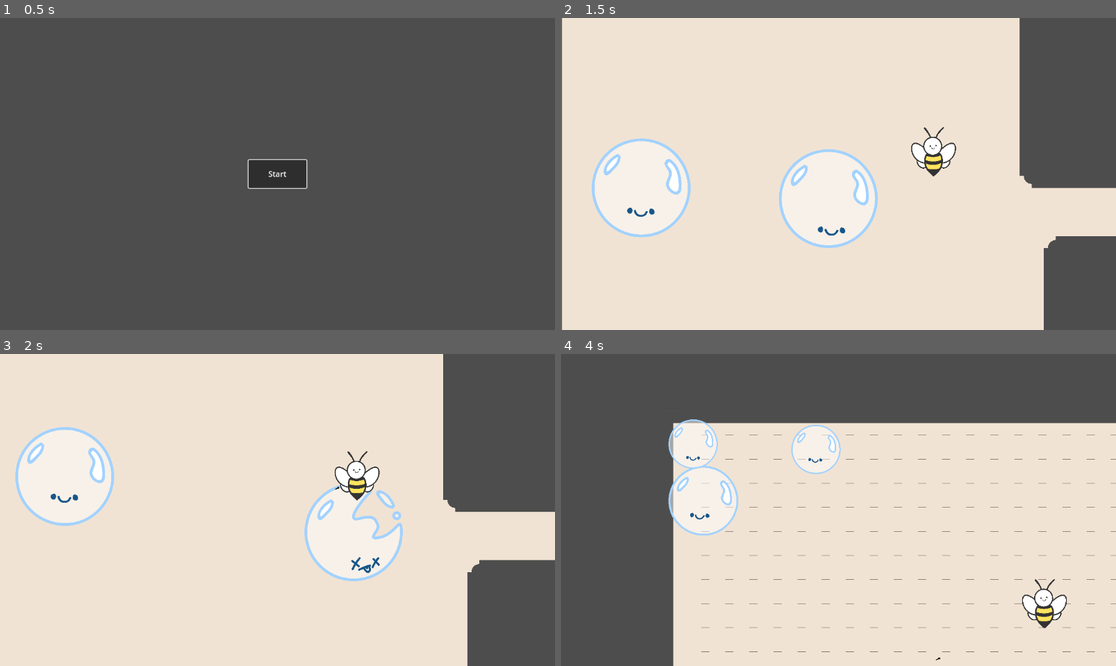
Above: before the commit, frames 1-4 (two rows, left to right).
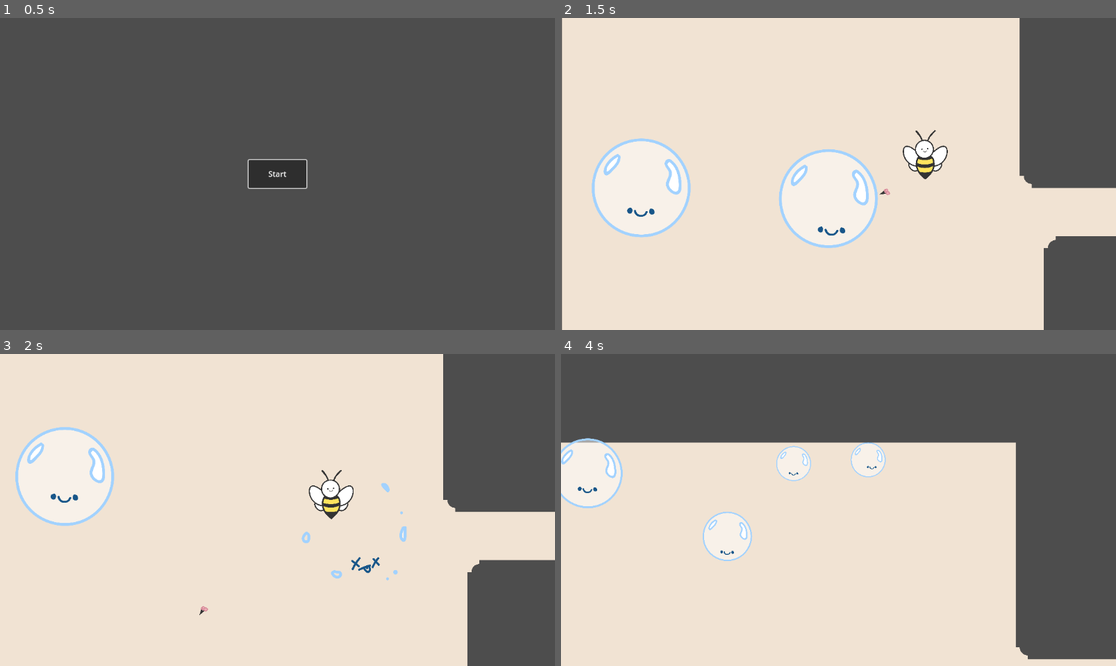
Above: after the commit, the same moments.

Repository: theascone/ggj25
Game: Godot game, scene res://scenes/menu.tscn
Same seed, same stepped clock (60 frames per second), same inputs: the game is played once before the commit and once after it.
Inputs:
- Up to frame 1 (0.5 s): no input
- Up to frame 2 (1.5 s): click "Start" at 0.5 s; hold D (move_right) from 1.28 s (still down); hold Space (split) from 1.28 s (still down)
- Up to frame 3 (2 s): keep holding D (move_right); keep holding Space (split); tap W (move_up) at 1.52 s
- Up to frame 4 (4 s): release Space (split) at 2.03 s; tap Space (split) at 2.1, 3.6 s; tap W (move_up) at 2.27, 3.77 s; release D (move_right) at 2.78 s; hold A (move_left) 2.78-3.53 s; hold Space (split) 2.78-3.53 s; hold D (move_right) from 3.53 s (still down)

Frame 1 is identical in both runs. In frame 2, 0.8% of the frame differs, in the area x 57-72%, y 34-57%; in frame 3, 1.9%; in frame 4, 34%, in the area x 0-100%, y 20-100%.

Commit message:
fixed bee sting and bubble pop animation

Diff:
--- a/scenes/bubble.tscn
+++ b/scenes/bubble.tscn
@@ -101,7 +101,7 @@
 scale = Vector2(0.160156, 0.160156)
 sprite_frames = SubResource("SpriteFrames_wxma4")
 animation = &"dead"
-frame_progress = 0.642785
+frame_progress = 0.645035
 
 [node name="SpikeArea" type="Area2D" parent="."]
 collision_layer = 2
--- a/scenes/enemy_stinger.tscn
+++ b/scenes/enemy_stinger.tscn
@@ -1,8 +1,10 @@
-[gd_scene load_steps=6 format=3 uid="uid://b3n2bfbnun145"]
+[gd_scene load_steps=8 format=3 uid="uid://b3n2bfbnun145"]
 
 [ext_resource type="Script" path="res://scripts/enemy_stinger.gd" id="1_8c3vp"]
+[ext_resource type="Texture2D" uid="uid://bf32qnp1h260o" path="res://assets/enemies/bee/bee_just_stinger.png" id="2_37t3k"]
 [ext_resource type="Texture2D" uid="uid://cyp7sujv7nwx8" path="res://assets/enemies/bee/bee_body_no_sting.svg" id="2_pabmj"]
 [ext_resource type="Texture2D" uid="uid://c6fjody8xkicu" path="res://assets/enemies/bee/bee_face_mad.svg" id="3_mkrch"]
+[ext_resource type="Script" path="res://scripts/sting_sprite2d.gd" id="4_jnhnh"]
 [ext_resource type="Texture2D" uid="uid://dltdwbn78gmwu" path="res://assets/enemies/bee/bee_face_calm.svg" id="4_uho2t"]
 
 [sub_resource type="SpriteFrames" id="SpriteFrames_djs45"]
@@ -27,6 +29,24 @@
 [node name="Stinger" type="CharacterBody2D"]
 script = ExtResource("1_8c3vp")
 
+[node name="StingSprite" type="Sprite2D" parent="."]
+position = Vector2(0.999999, 42)
+scale = Vector2(0.113281, 0.113281)
+texture = ExtResource("2_37t3k")
+script = ExtResource("4_jnhnh")
+
+[node name="lifetime" type="Timer" parent="StingSprite"]
+wait_time = 10.0
+one_shot = true
+
+[node name="Area2D" type="Area2D" parent="StingSprite"]
+position = Vector2(-79.4483, -44.1379)
+scale = Vector2(1.03449, 1.03448)
+
+[node name="CollisionPolygon2D" type="CollisionPolygon2D" parent="StingSprite/Area2D"]
+position = Vector2(68.2664, -315.735)
+polygon = PackedVector2Array(0, 452.269, -51.1998, 324.268, -42.6665, 281.601, 35.8249, 275.06, 59.7331, 273.068, 76.7997, 298.668, 59.7331, 341.335, 34.1332, 366.935)
+
 [node name="Sprite2D" type="Sprite2D" parent="."]
 scale = Vector2(0.117188, 0.117187)
 texture = ExtResource("2_pabmj")
@@ -41,9 +61,6 @@
 [node name="CollisionPolygon2D" type="CollisionPolygon2D" parent="Area2D"]
 polygon = PackedVector2Array(-20, -58, -46, -21, -47, -5, -32, 23, 0, 54, 32, 25, 47, -5, 46, -20, 22, -58)
 
-[node name="Timer" type="Timer" parent="."]
-one_shot = true
-autostart = true
-
+[connection signal="timeout" from="StingSprite/lifetime" to="Sprite2D" method="_on_lifetime_timeout"]
+[connection signal="body_entered" from="StingSprite/Area2D" to="StingSprite" method="_on_area_2d_body_entered"]
 [connection signal="body_entered" from="Area2D" to="." method="_on_area_2d_body_entered"]
-[connection signal="timeout" from="Timer" to="." method="_on_timer_timeout"]
--- a/scripts/bubble.gd
+++ b/scripts/bubble.gd
@@ -8,6 +8,8 @@
 @export var surface = 10.0
 
 @export var removing = false
+
+var not_dead = true
 
 func _ready():
 	update_surface(1)
@@ -42,6 +44,9 @@
 
 func pop() -> void:
 	print("pop")
+	var player = get_node("/root/Root/Player")
+	#player.dead = true
+	#player.controlled.velocity = Vector2(0.0, 0.0)
 	$FaceAnimation.play("dead")
 	$Sprite2D.visible = false
 	$BubbleAnimation.visible = true
--- a/scripts/enemy_stinger.gd
+++ b/scripts/enemy_stinger.gd
@@ -3,33 +3,25 @@
 
 @export var SPEED = 300.0
 @export var hit_rate = 0.5
-@export var bee_velocity = 100
+@export var bee_velocity = 100.0
+@export var sting_velocity = 500.0
 
 func _ready():
 	$AnimatedSprite2D.play("regular_smile")
 
 func _physics_process(delta: float) -> void:
-	#var space_state = get_world_2d().direct_space_state
-	#var player = get_node("/root/Root/Player")
-	#var dir = (player.controlled.position - position).normalized()
-	#var query = PhysicsRayQueryParameters2D.create(position, dir*500.0)
-	#var result = space_state.intersect_ray(query)
-	#if result.size() != 0:
-	#	if result["collider"] == player.controlled:
-	#		velocity = bee_velocity * dir
+	var space_state = get_world_2d().direct_space_state
+	var player = get_node("/root/Root/Player")
+	if player.controlled == null:
+		return
+	var dir = (player.controlled.position - position).normalized()
+	var query = PhysicsRayQueryParameters2D.create(position, dir*200.0)
+	var result = space_state.intersect_ray(query)
+	if result.size() != 0:
+		if result["collider"] == player.controlled:
+			velocity = bee_velocity * dir
+			$StingSprite.rotation = (dir * Vector2(-1, 1)).angle_to(Vector2(0, 1))
+			$StingSprite.dir = dir
+			$StingSprite.sting_speed = 500.0
+
 	move_and_slide()
-
-
-func _on_area_2d_body_entered(body: Node2D) -> void:
-	if body is Bubble:
-		body.pop()
-
-func _on_timer_timeout() -> void:
-	var bullet = preload("res://scenes/sting_bullet.tscn")
-	var bullet_instance = bullet.instantiate()
-	var player = get_node("/root/Root/Player")
-	var dir = (player.controlled.position - position).normalized()
-	bullet_instance.position = position
-	bullet_instance.rotation = (dir * Vector2(-1, 1)).angle_to(Vector2(0, -1))
-
-	add_child(bullet_instance)
--- a/scripts/player.gd
+++ b/scripts/player.gd
@@ -9,6 +9,8 @@
 
 var recently_created_bubbles = []
 
+var dead = false
+
 # Called when the node enters the scene tree for the first time.
 func _ready() -> void:
 	pass # Replace with function body.
@@ -19,6 +21,8 @@
 	recently_created_bubbles = recently_created_bubbles.filter(filter)
 
 func _physics_process(delta: float) -> void:
+	if dead:
+		return
 	var direction = Input.get_vector("move_left", "move_right", "move_up", "move_down")
 	if controlled != null:
 		var vel = direction * acceleration * delta
@@ -43,6 +47,8 @@
 	return i
 
 func _input(event: InputEvent) -> void:
+	if dead:
+		return
 	if event.is_action_pressed("split"):
 		if controlled.surface < min_split_surface:
 			return
@@ -92,6 +98,7 @@
 	if idx < 0:
 		idx = bubbles.size() - 1
 	controlled = bubbles[idx]
+	dead = false
 
 func bubble_recently_created(bubble: Bubble):
 	for recently in recently_created_bubbles:
--- a/scripts/sting_bullet.gd
+++ b/scripts/sting_sprite2d.gd
@@ -1,24 +1,23 @@
-extends Area2D
+extends Sprite2D
 
-@export var speed = 100.0
+@export var sting_speed = 0.0
+@export var dir = Vector2(0.0, 0.0)
 
 # Called when the node enters the scene tree for the first time.
 func _ready() -> void:
 	pass # Replace with function body.
 
-
 # Called every frame. 'delta' is the elapsed time since the previous frame.
 func _physics_process(delta: float) -> void:
-	var dir = Vector2.from_angle(rotation)
-	dir = dir.rotated(-PI/2)
-	position += dir.normalized() * speed * delta
+	#var dir = Vector2.from_angle(rotation)
+	#dir = dir.rotated(-PI/2)
+	position += dir * sting_speed * delta
+
 	pass
 
-
-func _on_timer_timeout() -> void:
+func _on_lifetime_timeout() -> void:
 	queue_free()
 
-
-func _on_body_entered(body: Node2D) -> void:
+func _on_area_2d_body_entered(body: Node2D) -> void:
 	if body is Bubble:
 		body.pop()
Not shown, added: assets/enemies/bee/bee_just_stinger.png.import
Not shown: 1 places in scenes/level1.tscn that only renumber resources
